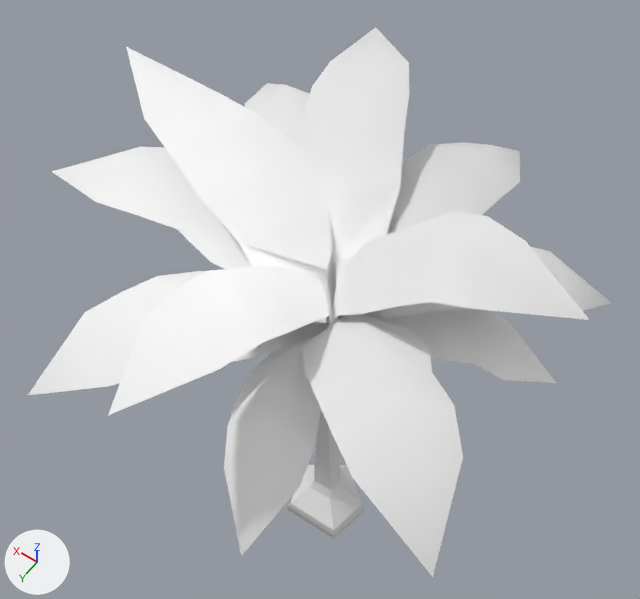
The glTF model assets/synty/tropical/models/SM_Env_Tree_Banana_04.glb: old version first, new version second.
Camera for both pictures: a 50 mm camera at (-2.83, 4.14, 10.35) aimed at (0.53, -0.56, 2.97). Arrows for +X, +Y and +Z are at lower left; the lights stay in place. Objects named as collision shapes, trigger or cutter boxes, shadow casters or lower levels of detail are left out. Where no turn or scale is listed for an object, it has been applied to the vertices.

Objects in the first picture: 'SM_Env_Tree_Banana_01_LOD0', 'SM_Env_Tree_Banana_01_Leaves_LOD0'.
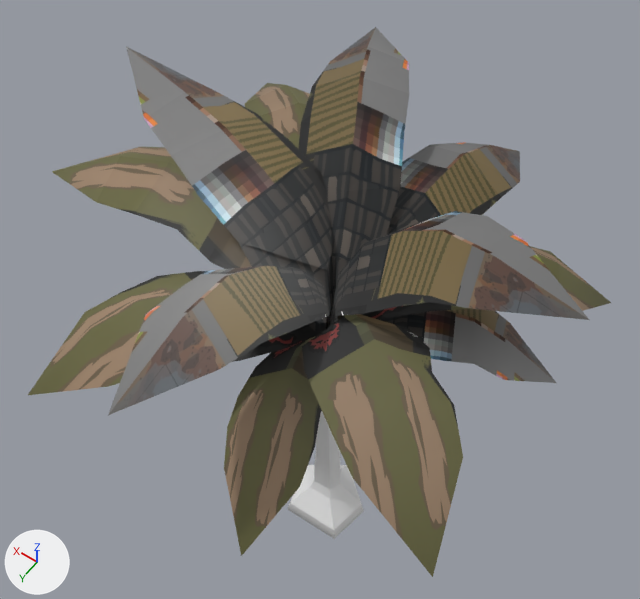
What differs and where, as boxes [x1, y1, x2, y2] in the pictures (640 x 599 px):
'SM_Env_Tree_Banana_01_Leaves_LOD0', surface changed: [28, 27, 611, 577] in both

What changed in the scene script:
```text
Add img_polygonnaturebiomes_tropical_texture_01:
    img_polygonnaturebiomes_tropical_texture_01 = load_image('PolygonNatureBiomes_Tropical_Texture_01', '_unpacked/PolygonNatureBiomes_Tropical_Texture_01', 4096, 4096, 'sRGB')
Change mat_leaf5:
    add n3 = _N.new('ShaderNodeMix'); n3.name = 'Mix'
    add n3.data_type = 'RGBA'
    add n3.blend_type = 'MULTIPLY'
    add n3.inputs[0].default_value = 1.0  # 'Factor'
    add n4 = _N.new('ShaderNodeTexImage'); n4.name = 'Image Texture'
    add n4.image = img_polygonnaturebiomes_tropical_texture_01
    where n2 = _N.new('ShaderNodeVertexColor'); n2.name = 'Color Attribute'
    where n0 = _N.new('ShaderNodeBsdfPrincipled'); n0.name = 'Principled BSDF'
    remove _L.new(n2.outputs[0], n0.inputs[0])  # 'Color' to 'Base Color'
    add _L.new(n3.outputs[2], n0.inputs[0])  # 'Result' to 'Base Color'
    add _L.new(n2.outputs[0], n3.inputs[7])  # 'Color' to 'B'
    add _L.new(n4.outputs[0], n3.inputs[6])  # 'Color' to 'A'
```
